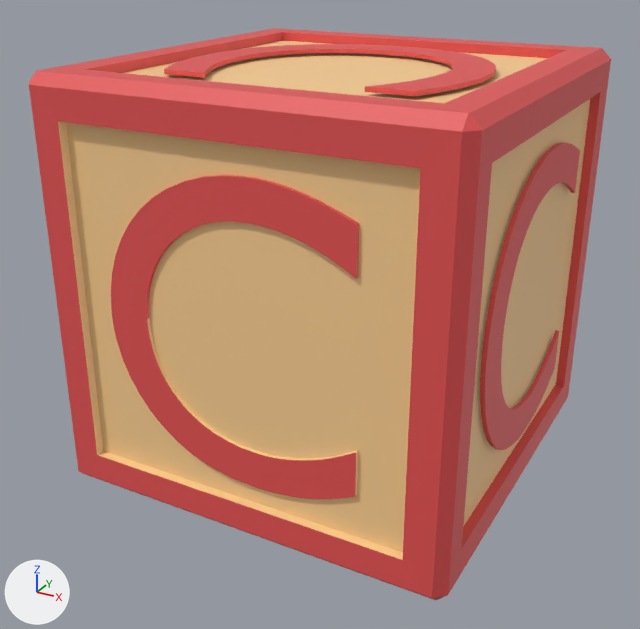
Two versions of the Blender file raw_assets/box_letter_c.blend, one commit apart.
Rendered twice from a 50 mm camera at (0.961, -1.857, 1.279) aimed at (-0.022, -0.07, 0.385). The axes (+X, +Y, +Z) are drawn at lower left. The lights are the same throughout. The older version comes first.
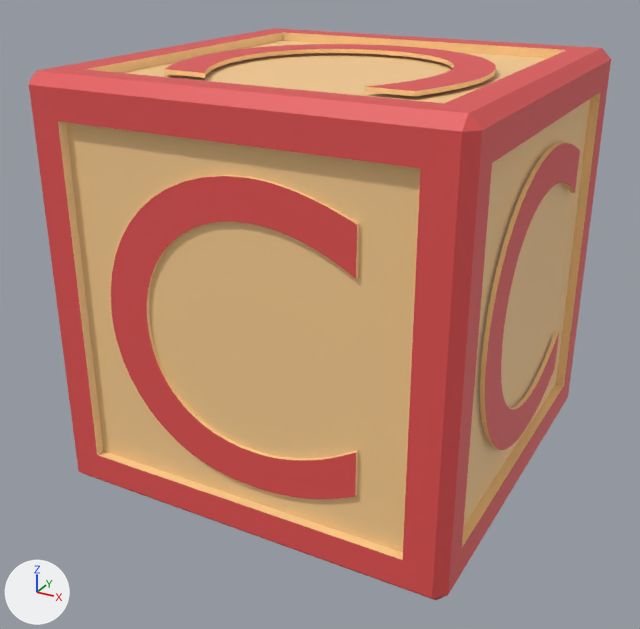
Commit message: Finish letter C

Patch to the scene script:
```diff
--- a/raw_assets/box_letter_c.blend.py
+++ b/raw_assets/box_letter_c.blend.py
@@ me_box @@
 me_box.from_pydata(...)  # 1248 vertices, 1624 faces; spans x -0.5..0.5, y -0.5..0.5, z 0.0..1.0
 # used by ob_box; location = (0.0, 0.0, 0.0)
+# me_box part 1: 359 of the faces centred in x -0.406..0.488, y -0.487..0.406, z 0.012..0.988 switch from mat_edges (red #e75353) to mat_base (beige #ffd294)
```

Pixel boxes [x1, y1, x2, y2] of what changed, in the pictures (640 x 629 px):
part 1 of me_box, recoloured: [85, 32, 601, 547] in both
